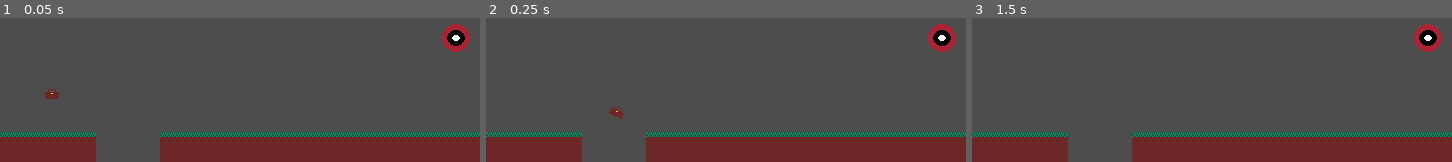
Above: before the commit, frames 1-3 (left to right).
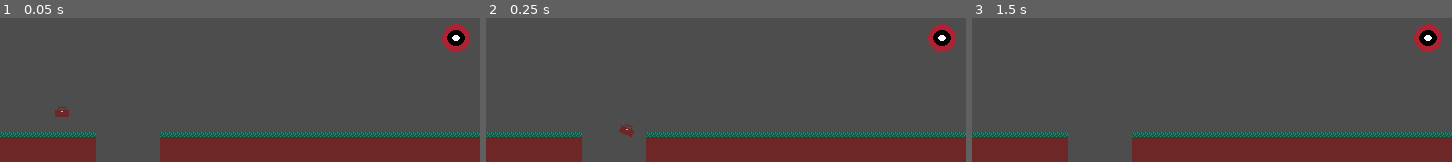
Above: after the commit, the same moments.

Repository: VarnCc/koffer
Game: Godot game, scene res://main.tscn
Two runs of this game, one before a commit and one after it. Both use one fixed random seed, a clock stepped at 60 frames per second and the inputs below.
Inputs:
- Up to frame 1 (0.05 s): no input
- Up to frame 2 (0.25 s): no input
- Up to frame 3 (1.5 s): tap Enter at 1.25 s

The runs differ from the first frame. In frame 1, 0.3% of the frame differs, in the area x 9-15%, y 49-69%; in frame 2, 0.3%; in frame 3, nothing differs.

Commit message:
added out of view and bodygroup GroundBody

Diff:
--- a/main.tscn
+++ b/main.tscn
@@ -20,7 +20,7 @@
 projectile_scene = ExtResource("3_1bvp3")
 
 [node name="PlayerSpawn" type="Marker2D" parent="." unique_id=1827294272]
-position = Vector2(39, 203)
+position = Vector2(49, 221)
 
 [node name="TargetSpawnTopLeft" type="Marker2D" parent="." unique_id=600510600]
 position = Vector2(160, 107)
@@ -28,19 +28,19 @@
 [node name="TargetSpawnBotRight" type="Marker2D" parent="." unique_id=862856630]
 position = Vector2(480, 240)
 
-[node name="Ground" type="Node2D" parent="." unique_id=1711832829]
+[node name="Ground" type="Node2D" parent="." unique_id=1711832829 groups=["GroundBody"]]
 
-[node name="GroundBody" type="StaticBody2D" parent="Ground" unique_id=198662160]
+[node name="GroundBody" type="StaticBody2D" parent="Ground" unique_id=198662160 groups=["GroundBody"]]
 
-[node name="CollisionShape2D" type="CollisionShape2D" parent="Ground/GroundBody" unique_id=395498733]
+[node name="CollisionShape2D" type="CollisionShape2D" parent="Ground/GroundBody" unique_id=395498733 groups=["GroundBody"]]
 position = Vector2(320, 255.5)
 shape = SubResource("RectangleShape2D_0xm2m")
 
-[node name="CollisionShape2D2" type="CollisionShape2D" parent="Ground/GroundBody" unique_id=1797921991]
+[node name="CollisionShape2D2" type="CollisionShape2D" parent="Ground/GroundBody" unique_id=1797921991 groups=["GroundBody"]]
 position = Vector2(128.5, 270)
 shape = SubResource("RectangleShape2D_h2yge")
 
-[node name="CollisionShape2D3" type="CollisionShape2D" parent="Ground/GroundBody" unique_id=232532021]
+[node name="CollisionShape2D3" type="CollisionShape2D" parent="Ground/GroundBody" unique_id=232532021 groups=["GroundBody"]]
 position = Vector2(48.5, 256)
 shape = SubResource("RectangleShape2D_1bvp3")
 
--- a/projectile.gd
+++ b/projectile.gd
@@ -6,8 +6,12 @@
 	var screen_size = get_viewport_rect().size
 
 	if position.x < 0 or position.x > screen_size.x +20:
-		print("Out of view")
+		print("Outof view")
 		queue_free()
+		emit_signal("Out_of_View")
+		if finished:
+			return
+		finished = true
 
 # Called when the node enters the scene tree for the first time.
 func _ready() -> void:
@@ -18,8 +22,9 @@
 	pass
 
 func _on_body_entered(body: Node) -> void:
-	if finished:
-		return
-	finished = true
-	print("Miss (hit body): ", body.name)
-	queue_free()
+	if body.is_in_group("GroundBody"):
+		if finished:
+			return
+		finished = true
+		print("Miss (hit body): ", body.name)
+		queue_free()
